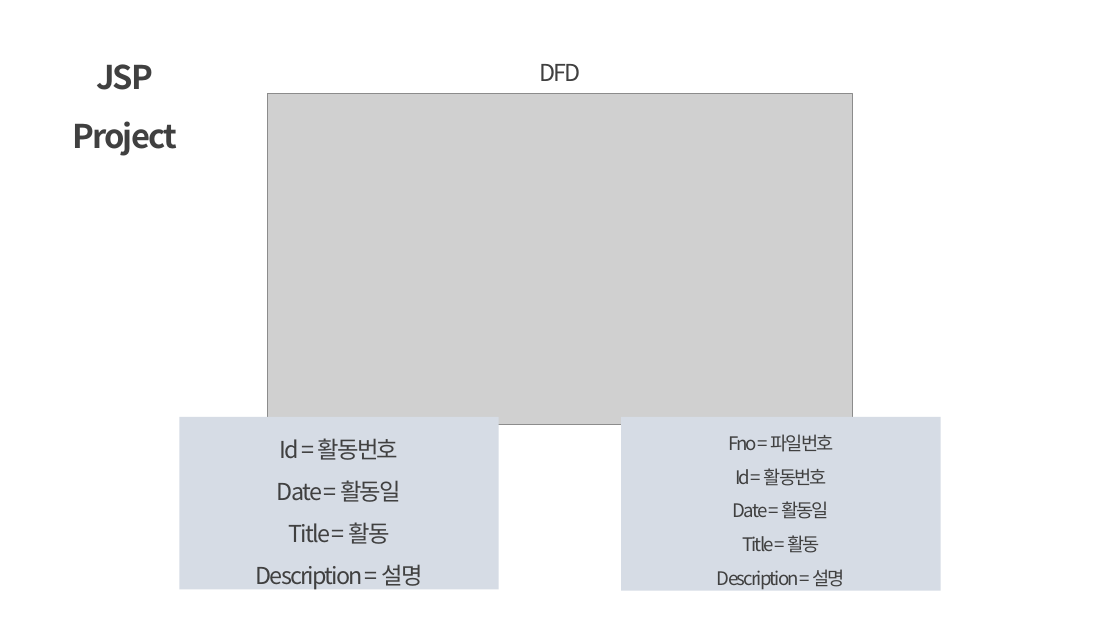
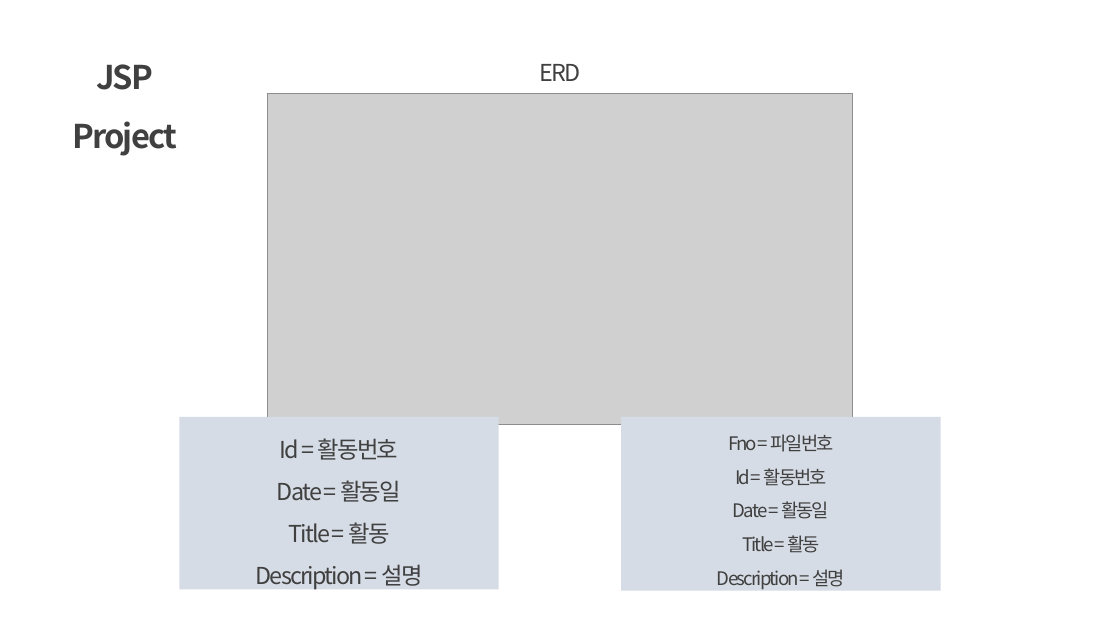
Before and after one commit to Mareef/College, a slide deck: slide 3 of jsp/project_201644008_3.pptx (slide 4 before the commit). Drawn at 1120x630 pixels with LibreOffice and Linux fonts; fonts in the diff are those of the drawing; grey boxes stand for pictures. Boxes give left, top, right and bottom in pixels: in the first picture for what was removed or moved away, otherwise in the second. Text is boxed around its words. In the diff, an @@ line names an element or a change of style, - is before the commit and + after.

```diff
--- a/jsp/project_201644008_3.pptx
+++ b/jsp/project_201644008_3.pptx
@@ text at [539,64,580,81]: text changed @@
-DFD
+ERD
```
Also in this commit, not shown: 10 other slides changed, 2 slides added, 1 slide removed, 1 other file.
